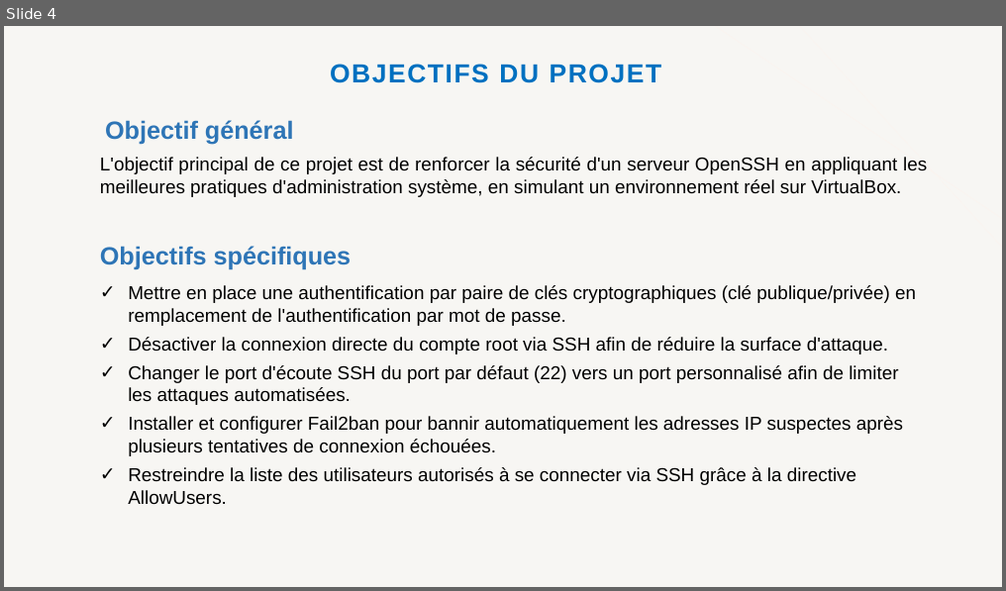
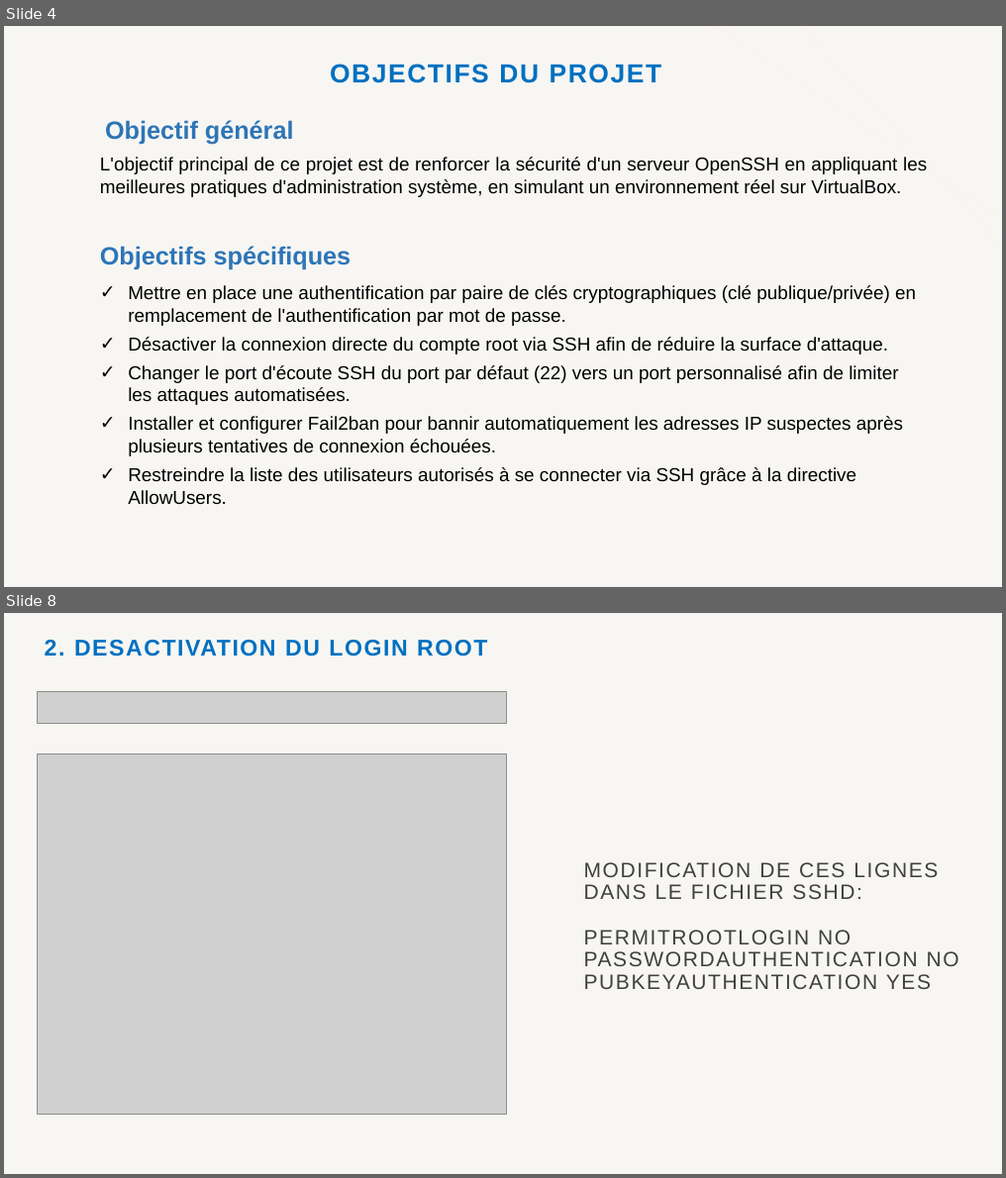
Before and after one commit to Christyy2/Projet-Final-ASI, a slide deck: Présentation-ASI.pptx. Shown one above the other, each under a label of ours: slide 4 before the commit, slides 4 and 8 after it; the slides between them are not shown. The pictures are 1006x591 and 1006x1178 pixels, drawn with LibreOffice and Linux fonts; fonts in the diff are those of the drawing; grey boxes stand for pictures; background and template pictures are left out. Boxes give left, top, right and bottom in pixels: in the first picture for what was removed or moved away, otherwise in the second. Text is boxed around its words. In the diff, an @@ line names an element or a change of style, - is before the commit and + after.

Commit message:
Modification du rapport final

```diff
--- a/Présentation-ASI.pptx
+++ b/Présentation-ASI.pptx
@@ slide 8 added at [4,613,1002,1174], background #F7F6F3 @@
@@ text added at [45,640,487,657], 22 pt, text #0070C0, bold @@
+2. DESACTIVATION DU LOGIN ROOT
@@ picture added at [37,691,506,723] @@
@@ picture added at [37,755,506,1115] @@
@@ title added at [584,862,959,989], 20 pt, text #404040 @@
+MODIFICATION DE CES LIGNES DANS LE FICHIER SSHD:
+PERMITROOTLOGIN NO PASSWORDAUTHENTICATION NO PUBKEYAUTHENTICATION YES
```
Also in this commit, not shown: 5 slides changed, 8 other slides added, 16 slides removed, 1 other file.
